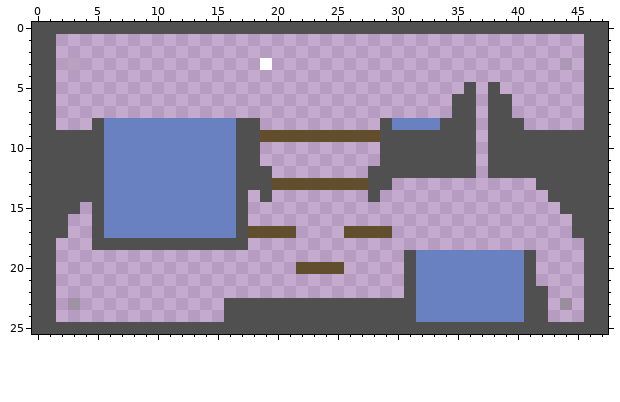
One commit to this pixel-art sprite: gfx/level1front.png. That is the earlier state.
The file is 48x26 pixels.
And afterwards:
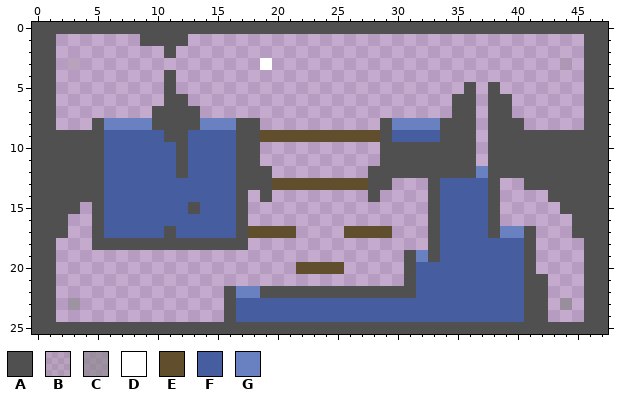
Palette (. is transparent): A #505050  B #7f7f7f2d  C #7f7f7f87  D #ffffff  E #604e2d  F #465ea0  G #6a81c1
From old to new:
The author put colour A in row 1 at x 9 to 12; in row 2 at x 11; in rows 4 to 5 at x 11; in row 6 at x 11 to 12; in row 7 at x 10 to 13; in row 13 at x 33, 38 and 41.
The author put colour A in rows 14 to 16 at x 33 and 38; in row 17 at x 33, 38 and 41; in row 18 at x 33 and 41; in row 21 at x 42; in row 22 at x 16 and 19 to 30.
Colour G becomes colour A in row 8 at x 10 to 13; in row 9 at x 11 to 12; in rows 10 to 12 at x 12; in row 15 at x 13; in row 17 at x 11; in row 19 at x 33.
The author put colour F in rows 13 to 17 at x 34 to 37; in row 18 at x 34 to 40.
Colour A becomes colour F in row 9 at x 30 to 33; in rows 23 to 24 at x 17 to 31.
Colour G becomes colour F in row 9 at x 6 to 10 and 13 to 16; in rows 10 to 12 at x 6 to 11 and 13 to 16; in rows 13 to 14 at x 6 to 16; in row 15 at x 6 to 12 and 14 to 16; in row 16 at x 6 to 16; in row 17 at x 6 to 10 and 12 to 16.
Colour G becomes colour F in row 19 at x 34 to 40; in rows 20 to 24 at x 32 to 40.
The author put colour G in row 12 at x 37; in row 17 at x 39 to 40; in row 22 at x 17 to 18.
Pixel boxes of the changes (left, top, right, bottom) in both pictures:
changed: (104, 34, 548, 322)
